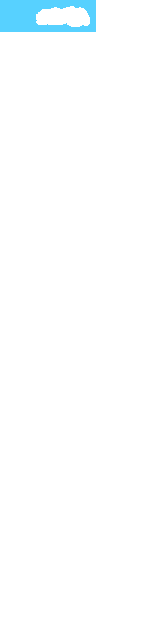
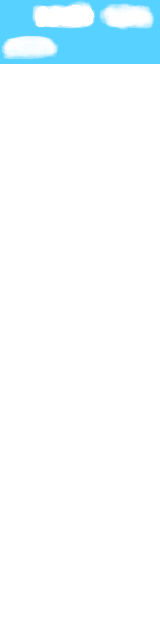
Revision of a layered 160x640 image; what changed, layer by layer:
added layer "Pasted Layer" above "Layer" over [left=1, top=35, right=32, bottom=60]
painted on "Layer" over [left=0, top=0, right=160, bottom=64]
